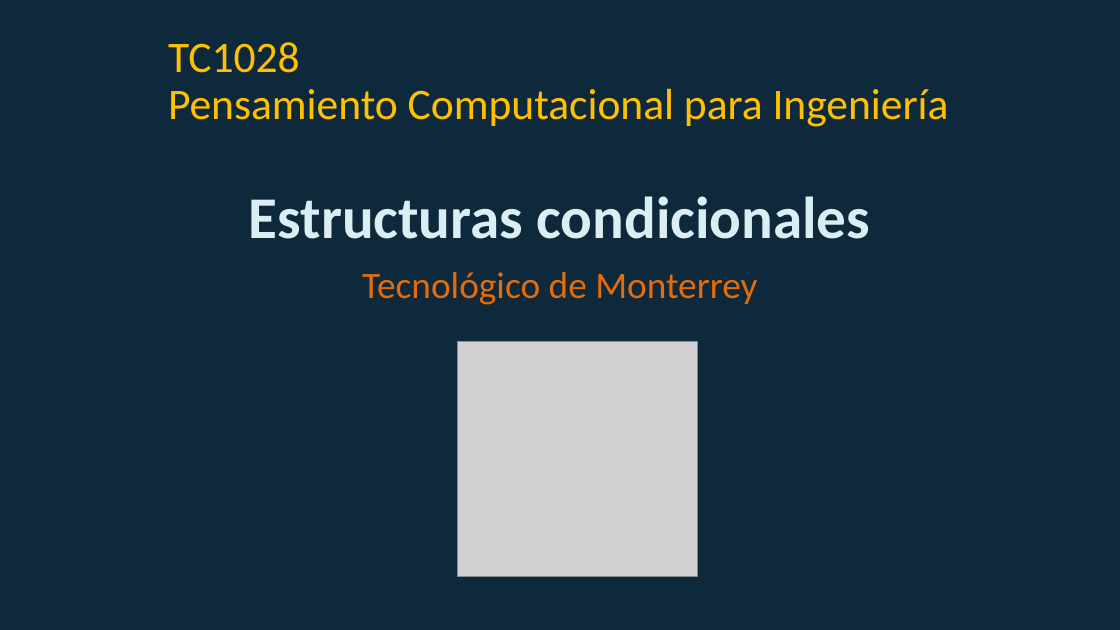
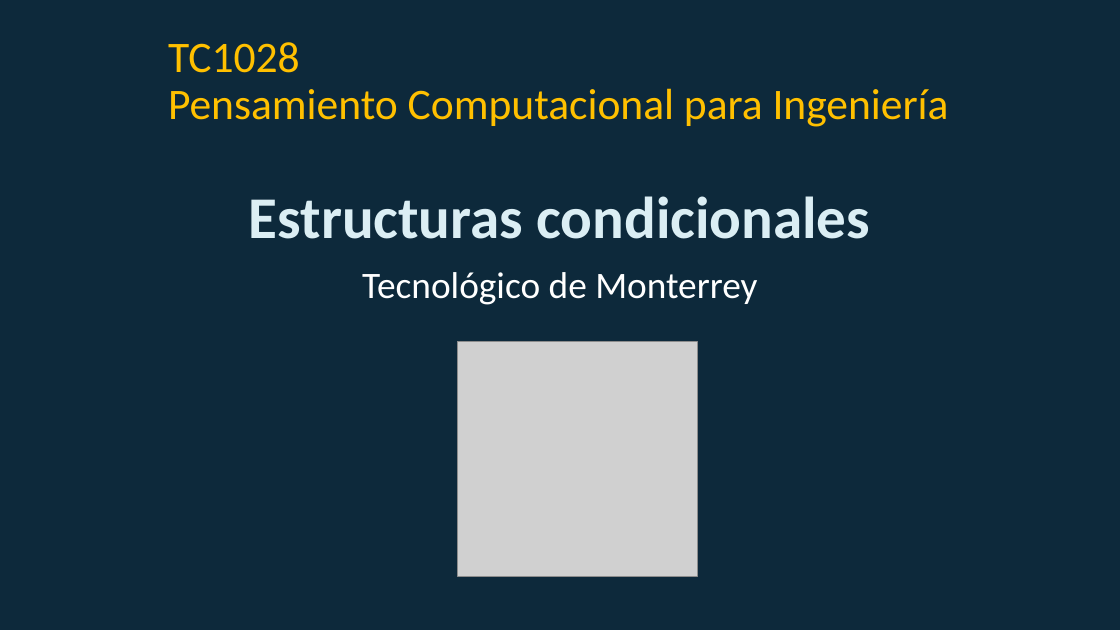
Before and after one commit to lizetheP/PensamientoC, a slide deck: slide 2 of calendario/documentos/4_Condicionales.pptx. Drawn at 1120x630 pixels with LibreOffice and Linux fonts; fonts in the diff are those of the drawing; grey boxes stand for pictures. Boxes give left, top, right and bottom in pixels: in the first picture for what was removed or moved away, otherwise in the second. Text is boxed around its words. In the diff, an @@ line names an element or a change of style, - is before the commit and + after.

```diff
--- a/calendario/documentos/4_Condicionales.pptx
+++ b/calendario/documentos/4_Condicionales.pptx
@@ subtitle at box(362, 272, 757, 305): text colour #E46C0A to #FFFFFF in "Tecnológico de Monterrey" @@
```
Also in this commit, not shown: 5 other slides changed, 8 slides removed, 10 other files.
